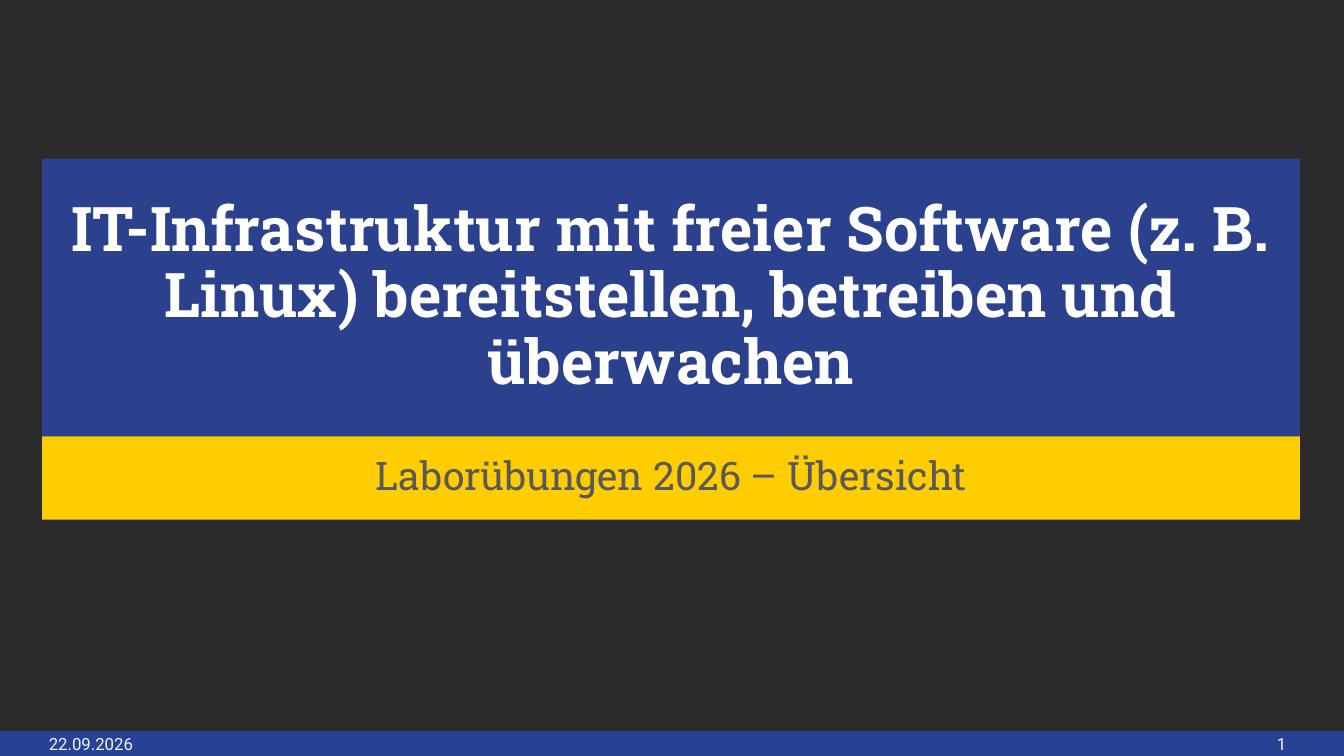
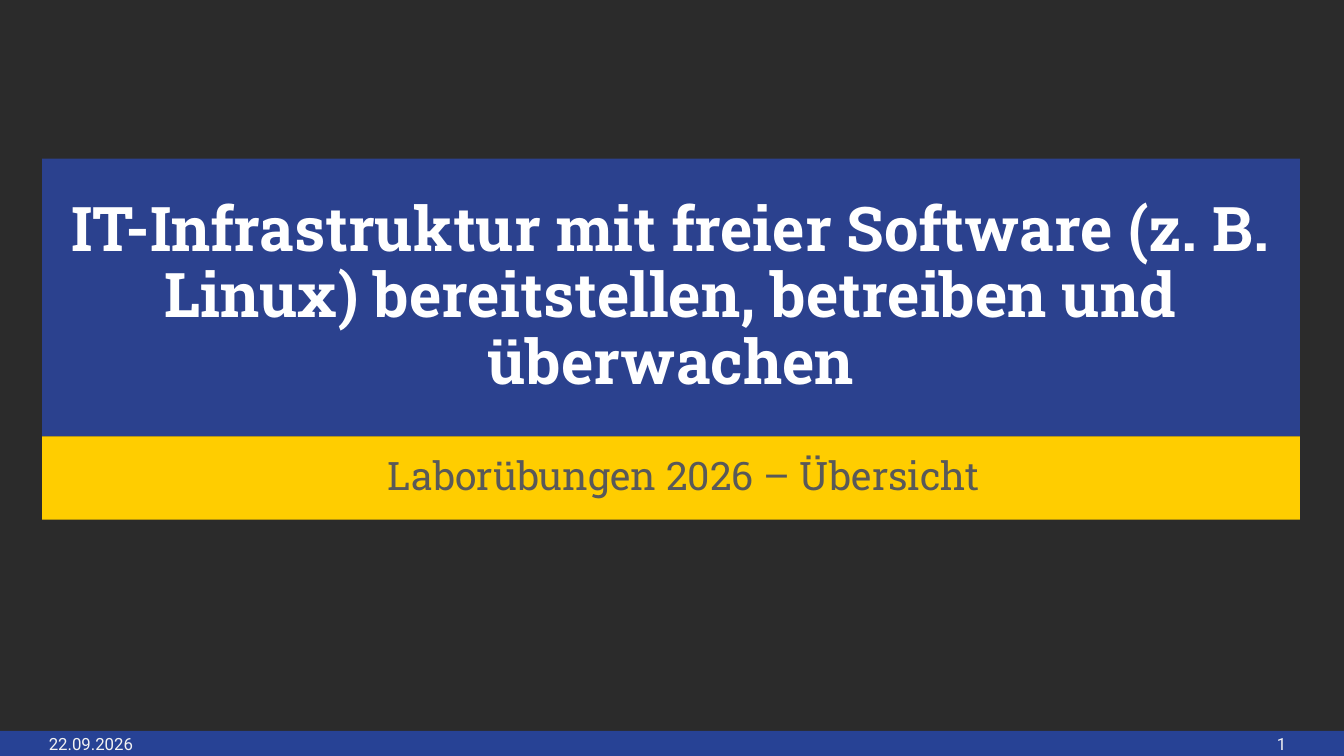
Before and after one commit to Lotter69/2026_02_linux, a slide deck: slide 1 of Vorbereitung/Lab00_Einführung.pptx. Drawn at 1344x756 pixels with LibreOffice and Linux fonts; fonts in the diff are those of the drawing; background and template pictures are left out; a plain dark background stands for a picture behind light text. Boxes give left, top, right and bottom in pixels: in the first picture for what was removed or moved away, otherwise in the second. Text is boxed around its words. In the diff, an @@ line names an element or a change of style, - is before the commit and + after.

```diff
--- a/Vorbereitung/Lab00_Einführung.pptx
+++ b/Vorbereitung/Lab00_Einführung.pptx
@@ subtitle "Laborübungen 2026 – Übersicht" at box(42, 437, 1301, 520): indent changed @@
```
Also in this commit, not shown: 1 other slide changed, 4 other files.
